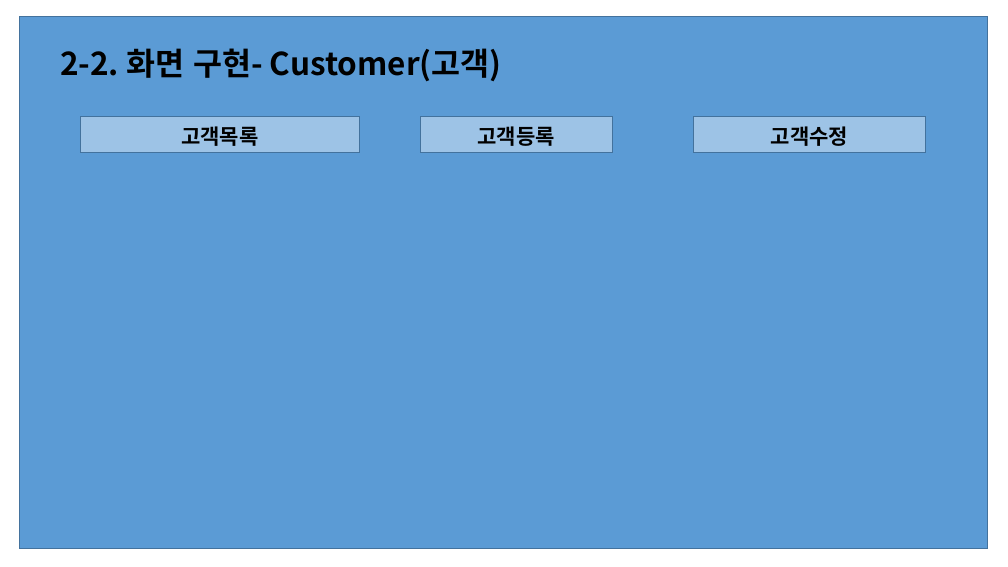
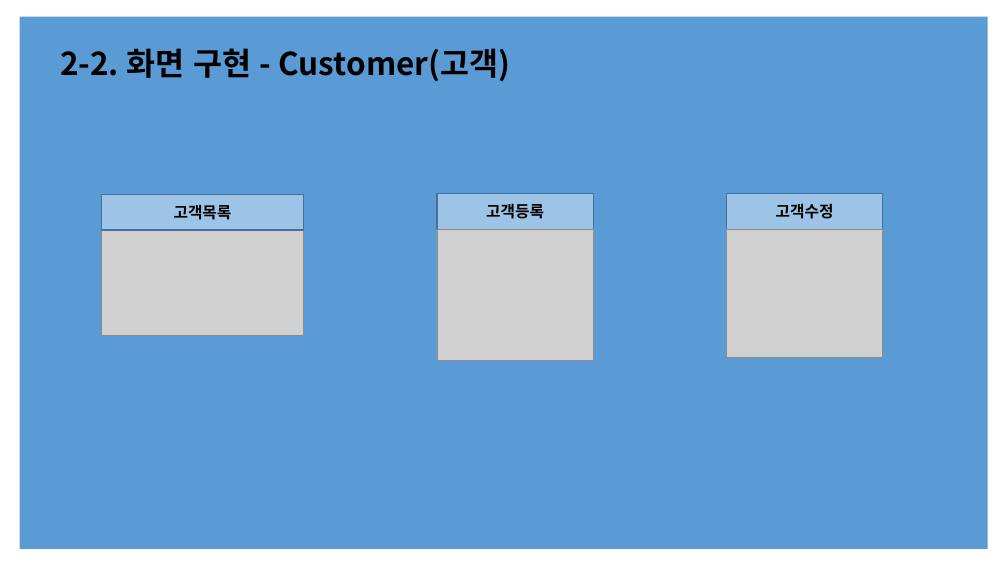
Before and after one commit to GGGGGGGGGGGGGGGil/Performance-Evaluation, a slide deck: slide 5 of 10.모던 웹 애플리케이션 개발2/모던 웹 애플리케이션 개발2_길은섭.pptx. Drawn at 1008x567 pixels with LibreOffice and Linux fonts; fonts in the diff are those of the drawing; grey boxes stand for pictures. Boxes give left, top, right and bottom in pixels: in the first picture for what was removed or moved away, otherwise in the second. Text is boxed around its words. In the diff, an @@ line names an element or a change of style, - is before the commit and + after.

```diff
--- a/10.모던 웹 애플리케이션 개발2/모던 웹 애플리케이션 개발2_길은섭.pptx
+++ b/10.모던 웹 애플리케이션 개발2/모던 웹 애플리케이션 개발2_길은섭.pptx
@@ rectangle at box(20, 17, 988, 549): outline #43739E 1 pt to none @@
@@ title at box(60, 48, 511, 81): spaces changed @@
-2-2. 화면 구현- Customer(고객)
+2-2. 화면 구현 - Customer(고객)
@@ rectangle: place and size @@
-rectangle at box(81, 117, 359, 153)
+rectangle at box(101, 194, 304, 230)
@@ size 20 to 15 pt in 3 elements at box(486, 203, 544, 219), box(776, 203, 834, 219), box(174, 204, 232, 220) @@
@@ text "고객목록": place and size @@
-text "고객목록" at box(181, 126, 258, 146)
+text "고객목록" at box(174, 204, 232, 220)
@@ rectangle: place and size @@
-rectangle at box(420, 117, 613, 153)
+rectangle at box(437, 194, 594, 229)
@@ text "고객등록": place and size @@
-text "고객등록" at box(478, 126, 555, 146)
+text "고객등록" at box(486, 203, 544, 219)
@@ rectangle: place and size @@
-rectangle at box(693, 117, 926, 153)
+rectangle at box(727, 194, 883, 229)
@@ text "고객수정": place and size @@
-text "고객수정" at box(771, 126, 848, 146)
+text "고객수정" at box(776, 203, 834, 219)
@@ picture added at box(101, 230, 304, 336) @@
@@ picture added at box(437, 229, 594, 361) @@
@@ picture added at box(727, 229, 883, 358) @@
```
Also in this commit, not shown: 7 other slides changed, 2 slides added, 1 other file.
